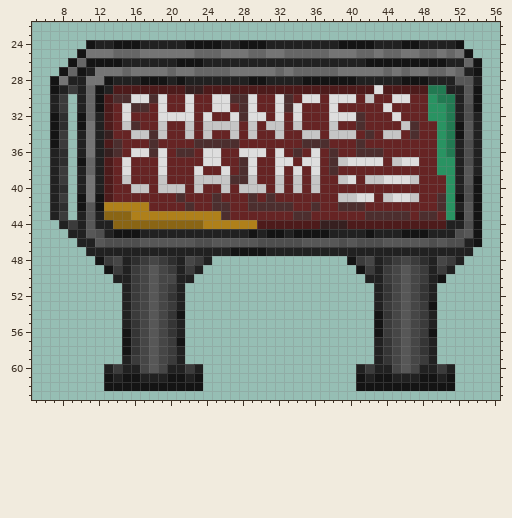
Pixel-art sprite -- Resources/Textures/_RMC14/Structures/landing_signs.rsi/chances_claim.png. That is the earlier state.
The file is 64x64 pixels. Colours within 5 levels of each other are drawn and written as one. Shown: x 5..56, y 22..63.
The result:
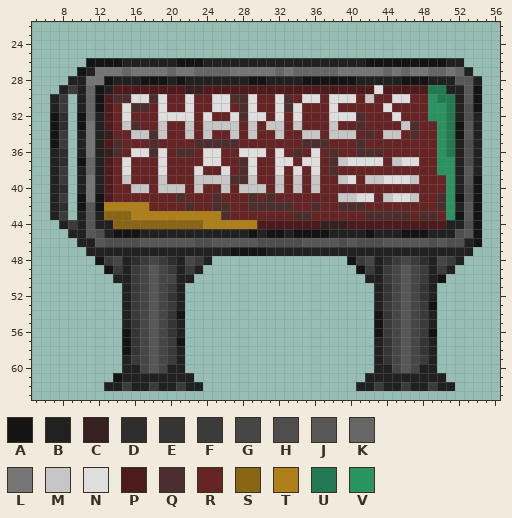
Palette (. is transparent): A #141414  B #212121  C #362020  D #2e2e2e  E #353535  F #3b3b3b  G #464646  H #4e4e4e  J #575757  K #666666  L #757575  M #c6c6c6  N #dedede  P #4d1b1b  Q #4c2e2e  R #662424  S #8a6514  T #af801a  U #227a52  V #299362
The commit says: Chances claim sign REMOVED
Change:
Colour A replaces colour B in row 61 at x 14.
Colour B replaces colour A in row 61 at x 15 to 16, 20 to 21, 43 to 44 and 48 to 49; in row 62 at x 13 to 14, 16 to 17, 19 to 20, 22 to 23, 41 to 42, 44 to 45, 47 to 48 and 50 to 51.
Colour F replaces colour A in row 62 at x 15, 18, 21, 43, 46 and 49.
The author cleared colour A in row 24 at x 11, 14 to 16, 22 to 25, 28 to 30, 39 to 42, 46 to 47 and 52; in row 25 at x 10 and 53; in row 26 at x 9 and 54; in row 27 at x 8 and 54; in rows 28 to 29 at x 7; in row 61 at x 13, 23, 41 and 51.
The author cleared colour B in row 24 at x 12 to 13, 17 to 21, 26 to 27, 31 to 38, 43 to 45 and 48 to 51; in row 60 at x 13, 23, 41 and 51.
The author cleared colour F in row 60 at x 14, 22, 42 and 50.
The author cleared colour K in row 25 at x 14 to 16, 23 to 25, 29 to 30, 33 to 37, 41 to 42, 44 to 45, 48 to 49 and 51; in row 26 at x 10 and 53; in row 27 at x 9.
The author cleared colour L in row 25 at x 11 to 13, 17 to 22, 26 to 28, 31 to 32, 38 to 40, 43, 46 to 47, 50 and 52; in row 28 at x 8.
Changed places in both pictures, as pixel boxes (x1, y1, x2, y2):
erased: (50, 40, 482, 94)
changed: (104, 364, 203, 391)
changed: (356, 364, 455, 391)
